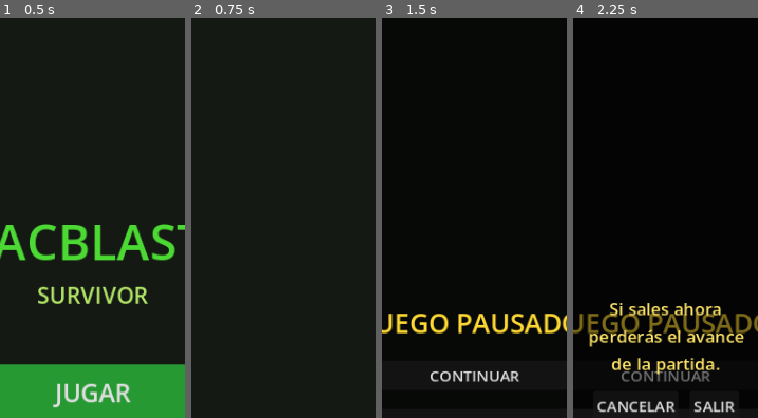
Above: before the commit, frames 1-4 (left to right).
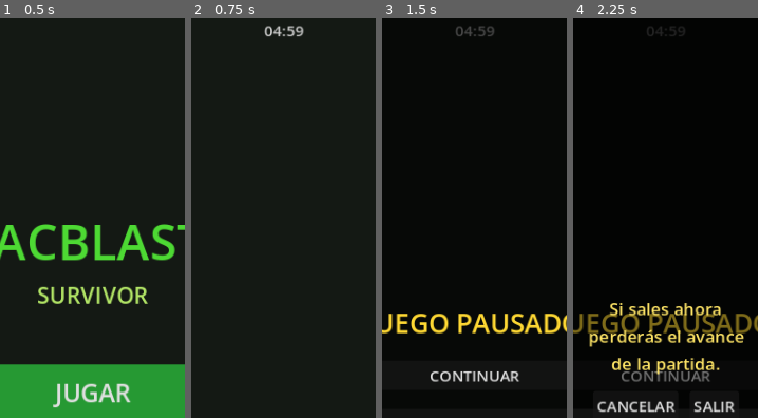
Above: after the commit, the same moments.

Repository: JoseNoIP/gb-GuacBlaster-Survivor
Game: Godot game, scene res://src/scenes/Main.tscn
The game is run twice, just before and just after one commit, with the same random seed, the same clock (stepped at 60 frames per second) and the same inputs.
Inputs:
- Up to frame 1 (0.5 s): no input
- Up to frame 2 (0.75 s): click "JUGAR" at 0.5 s
- Up to frame 3 (1.5 s): click "||" at 1.25 s
- Up to frame 4 (2.25 s): click "MENU PRINCIPAL" at 2 s
The pictures show only the part of the screen within x 25-75%, y 6-56%; the shares and areas given below are measured in that part.

Frame 1 is identical in both runs. In frame 2, 0.3% of the frame differs, in the area x 39-62%, y 2-5%; in frame 3, 0.2%; in frame 4, 0.1%.

Commit message:
feat: implement victory conditions and UI; add BossWarning and VictoryScreen; update GameManager and EventBus for game won state

Diff:
--- a/src/core/Constants.gd
+++ b/src/core/Constants.gd
@@ -78,7 +78,7 @@
 const GEM_MAGNET_SPEED: float = 300.0
 
 # --- Sessions ---
-const SESSION_TARGET_MIN: float = 120.0
+const SESSION_TARGET_MIN: float = 300.0
 const SESSION_TARGET_MAX: float = 300.0
 
 # --- XP ---
--- a/src/core/EventBus.gd
+++ b/src/core/EventBus.gd
@@ -30,6 +30,8 @@
 signal game_started()
 signal game_paused(is_paused: bool)
 signal game_over(score: int, duration: float)
+signal game_won(score: int, duration: float)
+signal boss_incoming()
 signal wave_started(wave_number: int)
 signal restart_requested()
 signal menu_requested()
--- a/src/core/GameManager.gd
+++ b/src/core/GameManager.gd
@@ -2,7 +2,7 @@
 ## Master game state machine. Controls the high-level game loop.
 ## Listens to EventBus signals and drives state transitions.
 
-enum GameState { MENU, PLAYING, PAUSED, LEVEL_UP, GAME_OVER }
+enum GameState { MENU, PLAYING, PAUSED, LEVEL_UP, GAME_OVER, GAME_WON }
 
 var _state: GameState = GameState.MENU
 var _score: int = 0
@@ -20,6 +20,8 @@
 func _process(delta: float) -> void:
 	if _state == GameState.PLAYING:
 		_session_time += delta
+		if _session_time >= Constants.SESSION_TARGET_MIN:
+			_trigger_victory()
 
 func start_game() -> void:
 	_state = GameState.PLAYING
@@ -56,14 +58,24 @@
 func get_current_level() -> int:
 	return _current_level
 
+func _calc_gold() -> int:
+	var gold_level: int = SaveManager.get_upgrade_level(&"gold_bonus")
+	var gold_mult: float = 1.0 + float(gold_level) * Constants.META_GOLD_BONUS_PER_LEVEL
+	return int(float(_score) * Constants.GOLD_PER_SCORE_POINT * gold_mult)
+
 func _on_player_died() -> void:
 	_state = GameState.GAME_OVER
-	var gold_level: int = SaveManager.get_upgrade_level(&"gold_bonus")
-	var gold_mult: float = 1.0 + float(gold_level) * Constants.META_GOLD_BONUS_PER_LEVEL
-	var gold: int = int(float(_score) * Constants.GOLD_PER_SCORE_POINT * gold_mult)
+	var gold: int = _calc_gold()
 	if gold > 0:
 		EventBus.gold_earned.emit(gold)
 	EventBus.game_over.emit(_score, _session_time)
+
+func _trigger_victory() -> void:
+	_state = GameState.GAME_WON
+	var gold: int = _calc_gold()
+	if gold > 0:
+		EventBus.gold_earned.emit(gold)
+	EventBus.game_won.emit(_score, _session_time)
 
 func _on_gem_collected(xp_value: int) -> void:
 	var luck_level: int = SaveManager.get_upgrade_level(&"luck")
--- a/src/core/SaveManager.gd
+++ b/src/core/SaveManager.gd
@@ -21,6 +21,7 @@
 func _ready() -> void:
 	_load()
 	EventBus.game_over.connect(_on_game_over)
+	EventBus.game_won.connect(_on_game_over)
 	EventBus.gold_earned.connect(_on_gold_earned)
 	EventBus.upgrade_purchased.connect(_on_upgrade_purchased)
 
--- a/src/features/enemies/EnemySpawner.gd
+++ b/src/features/enemies/EnemySpawner.gd
@@ -18,10 +18,12 @@
 var _boss_timer: float = Constants.BOSS_SPAWN_INTERVAL
 var _boss_alive: bool = false
 var _boss_generation: int = 0
+var _boss_warning_emitted: bool = false
 
 func _ready() -> void:
 	EventBus.game_started.connect(func(): _active = true)
 	EventBus.game_over.connect(func(_s: int, _d: float): _active = false)
+	EventBus.game_won.connect(func(_s: int, _d: float): _active = false)
 	EventBus.player_level_up.connect(func(_lvl: int): _active = false)
 	EventBus.powerup_selected.connect(func(_id: StringName): _active = true)
 	EventBus.enemy_split_requested.connect(_on_enemy_split_requested)
@@ -37,8 +39,12 @@
 		_spawn_wave()
 		_update_difficulty()
 	_boss_timer -= delta
+	if not _boss_alive and not _boss_warning_emitted and _boss_timer <= 5.0:
+		_boss_warning_emitted = true
+		EventBus.boss_incoming.emit()
 	if _boss_timer <= 0.0 and not _boss_alive:
 		_boss_timer = Constants.BOSS_SPAWN_INTERVAL
+		_boss_warning_emitted = false
 		_spawn_boss()
 
 func _spawn_wave() -> void:
--- a/src/features/gems/XPGem.gd
+++ b/src/features/gems/XPGem.gd
@@ -29,6 +29,7 @@
 	body_entered.connect(_on_body_entered)
 	EventBus.powerup_selected.connect(_on_powerup_selected)
 	EventBus.game_over.connect(func(_s: int, _d: float): queue_free())
+	EventBus.game_won.connect(func(_s: int, _d: float): queue_free())
 
 func _process(delta: float) -> void:
 	if XPGem.magnet_active:
--- a/src/features/player/Player.gd
+++ b/src/features/player/Player.gd
@@ -39,6 +39,7 @@
 	EventBus.player_health_changed.emit(_health, _max_health)
 	EventBus.powerup_selected.connect(_on_powerup_selected)
 	EventBus.game_started.connect(_on_game_started)
+	EventBus.game_won.connect(_on_game_won_fired)
 
 func _setup_contact_area() -> void:
 	var area := Area2D.new()
@@ -87,6 +88,8 @@
 		_die()
 
 func _on_enemy_contact(body: Node2D) -> void:
+	if GameManager.get_state() != GameManager.GameState.PLAYING:
+		return
 	if _invincibility_timer > 0.0:
 		return
 	if not body.is_in_group(&"enemies"):
@@ -130,6 +133,11 @@
 func set_damage(new_damage: float) -> void:
 	_current_damage = new_damage
 
+func _on_game_won_fired(_score: int, _duration: float) -> void:
+	set_process(false)
+	set_process_input(false)
+	_autofire_timer.stop()
+
 func _die() -> void:
 	AudioManager.play_sfx(&"player_die")
 	EventBus.player_died.emit()
--- /dev/null
+++ b/src/features/ui/BossWarning.gd
@@ -0,0 +1,60 @@
+class_name BossWarning
+extends CanvasLayer
+## Flash banner shown 5 s before the boss spawns.
+## Fades out over the last 0.5 s of its display duration.
+
+const DISPLAY_DURATION: float = 3.0
+
+var _container: Control
+var _label: Label
+var _timer: float = 0.0
+
+func _ready() -> void:
+	layer = 15
+	_build_ui()
+	hide()
+	EventBus.boss_incoming.connect(_on_boss_incoming)
+
+func _build_ui() -> void:
+	_container = Control.new()
+	_container.set_anchors_preset(Control.PRESET_FULL_RECT)
+	add_child(_container)
+
+	var bg := ColorRect.new()
+	bg.color = Color(0.55, 0.0, 0.0, 0.5)
+	bg.anchor_left = 0.0
+	bg.anchor_right = 1.0
+	bg.anchor_top = 0.26
+	bg.anchor_bottom = 0.42
+	_container.add_child(bg)
+
+	_label = Label.new()
+	_label.text = "¡JEFE EN CAMINO!"
+	_label.horizontal_alignment = HORIZONTAL_ALIGNMENT_CENTER
+	_label.vertical_alignment = VERTICAL_ALIGNMENT_CENTER
+	_label.anchor_left = 0.0
+	_label.anchor_right = 1.0
+	_label.anchor_top = 0.26
+	_label.anchor_bottom = 0.42
+	_label.add_theme_font_size_override("font_size", 32)
+	_label.add_theme_color_override("font_color", Color(1.0, 0.9, 0.1))
+	_container.add_child(_label)
+
+func _process(delta: float) -> void:
+	if _timer <= 0.0:
+		return
+	_timer -= delta
+	var alpha: float = 1.0
+	if _timer < 0.5:
+		alpha = _timer / 0.5
+	_container.modulate.a = alpha
+	if _timer <= 0.0:
+		hide()
+
+func _on_boss_incoming() -> void:
+	show()
+	_timer = DISPLAY_DURATION
+	_container.modulate.a = 1.0
+
+func get_label() -> Label:
+	return _label
--- a/src/features/ui/GameOverScreen.gd
+++ b/src/features/ui/GameOverScreen.gd
@@ -14,8 +14,10 @@
 var _panel: Control
 var _score_label: Label
 var _best_label: Label
+var _gold_label: Label
 var _restart_btn: Button
 var _menu_btn: Button
+var _gold_this_run: int = 0
 
 func _ready() -> void:
 	layer = 20
@@ -23,6 +25,8 @@
 	_bg.visible = false
 	_panel.visible = false
 	EventBus.game_over.connect(_on_game_over)
+	EventBus.gold_earned.connect(_on_gold_earned)
+	EventBus.game_started.connect(_on_game_started_reset)
 
 func _build_ui() -> void:
 	_bg = ColorRect.new()
@@ -65,6 +69,13 @@
 	_best_label.add_theme_font_size_override(&"font_size", 18)
 	_best_label.add_theme_color_override(&"font_color", BEST_COLOR)
 	_panel.add_child(_best_label)
+
+	_gold_label = Label.new()
+	_gold_label.text = "+0 oro"
+	_gold_label.horizontal_alignment = HORIZONTAL_ALIGNMENT_CENTER
+	_gold_label.add_theme_font_size_override(&"font_size", 20)
+	_gold_label.add_theme_color_override(&"font_color", Color(1.0, 0.8, 0.1))
+	_panel.add_child(_gold_label)
 
 	var spacer2: Control = Control.new()
 	spacer2.custom_minimum_size = Vector2(0.0, 32.0)
@@ -111,8 +122,15 @@
 func _on_game_over(score: int, _duration: float) -> void:
 	_score_label.text = "Score: %d" % score
 	_best_label.text = "Mejor: %d" % SaveManager.get_best_score()
+	_gold_label.text = "+%d oro" % _gold_this_run
 	_bg.visible = true
 	_panel.visible = true
+
+func _on_gold_earned(amount: int) -> void:
+	_gold_this_run += amount
+
+func _on_game_started_reset() -> void:
+	_gold_this_run = 0
 
 func _on_restart_pressed() -> void:
 	EventBus.restart_requested.emit()
@@ -129,6 +147,9 @@
 func get_best_label() -> Label:
 	return _best_label
 
+func get_gold_label() -> Label:
+	return _gold_label
+
 func get_restart_button() -> Button:
 	return _restart_btn
 
--- a/src/features/ui/HUD.gd
+++ b/src/features/ui/HUD.gd
@@ -26,6 +26,7 @@
 var _xp_bar: ProgressBar
 var _score_label: Label
 var _level_label: Label
+var _timer_label: Label
 var _pause_btn: Button
 var _powerup_panel: Control
 var _card_buttons: Array[Button] = []
@@ -45,6 +46,7 @@
 func _build_ui() -> void:
 	_build_hearts()
 	_build_score_and_level()
+	_build_timer()
 	_build_xp_bar()
 	_build_powerup_panel()
 	_build_pause_button()
@@ -103,6 +105,33 @@
 	_xp_bar.offset_bottom = 0.0
 	add_child(_xp_bar)
 
+func _build_timer() -> void:
+	_timer_label = Label.new()
+	_timer_label.horizontal_alignment = HORIZONTAL_ALIGNMENT_CENTER
+	_timer_label.anchor_left = 0.5
+	_timer_label.anchor_right = 0.5
+	_timer_label.offset_left = -35.0
+	_timer_label.offset_right = 35.0
+	_timer_label.offset_top = 50.0
+	_timer_label.offset_bottom = 70.0
+	_timer_label.add_theme_font_size_override("font_size", 16)
+	_timer_label.add_theme_color_override("font_color", Color(0.8, 0.8, 0.8))
+	add_child(_timer_label)
+
+func _process(_delta: float) -> void:
+	if GameManager.get_state() != GameManager.GameState.PLAYING:
+		return
+	var remaining: float = maxf(
+		0.0, Constants.SESSION_TARGET_MIN - GameManager.get_session_time()
+	)
+	var mins: int = int(remaining) / 60
+	var secs: int = int(remaining) % 60
+	_timer_label.text = "%02d:%02d" % [mins, secs]
+	if remaining <= 30.0:
+		_timer_label.add_theme_color_override("font_color", Color(1.0, 0.3, 0.1))
+	else:
+		_timer_label.add_theme_color_override("font_color", Color(0.8, 0.8, 0.8))
+
 func _build_pause_button() -> void:
 	_pause_btn = Button.new()
 	_pause_btn.text = "||"
@@ -212,6 +241,9 @@
 	_xp_bar.value = 0.0
 	_powerup_panel.hide()
 	_pause_btn.disabled = false
+	var total_secs: int = int(Constants.SESSION_TARGET_MIN)
+	_timer_label.text = "%02d:%02d" % [total_secs / 60, total_secs % 60]
+	_timer_label.add_theme_color_override("font_color", Color(0.8, 0.8, 0.8))
 	for lbl: Label in _heart_labels:
 		lbl.add_theme_color_override("font_color", HEART_FULL_COLOR)
 
--- /dev/null
+++ b/src/features/ui/VictoryScreen.gd
@@ -0,0 +1,131 @@
+class_name VictoryScreen
+extends CanvasLayer
+## Victory overlay shown when the player survives SESSION_TARGET_MIN seconds.
+
+var _panel: Control
+var _score_label: Label
+var _time_label: Label
+var _best_label: Label
+var _gold_label: Label
+var _replay_btn: Button
+var _menu_btn: Button
+var _gold_this_run: int = 0
+
+func _ready() -> void:
+	layer = 20
+	_build_ui()
+	_panel.hide()
+	hide()
+	EventBus.game_won.connect(_on_game_won)
+	EventBus.gold_earned.connect(_on_gold_earned)
+	EventBus.game_started.connect(_on_game_started_reset)
+
+func _build_ui() -> void:
+	var bg := ColorRect.new()
+	bg.color = Color(0.0, 0.0, 0.0, 0.75)
+	bg.set_anchors_preset(Control.PRESET_FULL_RECT)
+	add_child(bg)
+
+	_panel = Control.new()
+	_panel.anchor_left = 0.5
+	_panel.anchor_right = 0.5
+	_panel.anchor_top = 0.5
+	_panel.anchor_bottom = 0.5
+	_panel.offset_left = -145.0
+	_panel.offset_right = 145.0
+	_panel.offset_top = -150.0
+	_panel.offset_bottom = 150.0
+	add_child(_panel)
+
+	var vbox := VBoxContainer.new()
+	vbox.add_theme_constant_override("separation", 14)
+	vbox.set_anchors_preset(Control.PRESET_FULL_RECT)
+	vbox.alignment = BoxContainer.ALIGNMENT_CENTER
+	_panel.add_child(vbox)
+
+	var title := Label.new()
+	title.text = "¡SOBREVIVISTE!"
+	title.horizontal_alignment = HORIZONTAL_ALIGNMENT_CENTER
+	title.add_theme_font_size_override("font_size", 34)
+	title.add_theme_color_override("font_color", Color(0.3, 0.9, 0.2))
+	vbox.add_child(title)
+
+	_score_label = Label.new()
+	_score_label.horizontal_alignment = HORIZONTAL_ALIGNMENT_CENTER
+	_score_label.add_theme_font_size_override("font_size", 20)
+	vbox.add_child(_score_label)
+
+	_time_label = Label.new()
+	_time_label.horizontal_alignment = HORIZONTAL_ALIGNMENT_CENTER
+	_time_label.add_theme_font_size_override("font_size", 16)
+	_time_label.add_theme_color_override("font_color", Color(0.7, 0.7, 0.7))
+	vbox.add_child(_time_label)
+
+	_best_label = Label.new()
+	_best_label.horizontal_alignment = HORIZONTAL_ALIGNMENT_CENTER
+	_best_label.add_theme_font_size_override("font_size", 15)
+	_best_label.add_theme_color_override("font_color", Color(1.0, 0.8, 0.1))
+	vbox.add_child(_best_label)
+
+	_gold_label = Label.new()
+	_gold_label.horizontal_alignment = HORIZONTAL_ALIGNMENT_CENTER
+	_gold_label.add_theme_font_size_override("font_size", 18)
+	_gold_label.add_theme_color_override("font_color", Color(1.0, 0.75, 0.0))
+	vbox.add_child(_gold_label)
+
+	_replay_btn = Button.new()
+	_replay_btn.text = "JUGAR DE NUEVO"
+	_replay_btn.custom_minimum_size = Vector2(180.0, 46.0)
+	_replay_btn.size_flags_horizontal = Control.SIZE_SHRINK_CENTER
+	_replay_btn.pressed.connect(_on_replay_pressed)
+	vbox.add_child(_replay_btn)
+
+	_menu_btn = Button.new()
+	_menu_btn.text = "VER MEJORAS"
+	_menu_btn.custom_minimum_size = Vector2(180.0, 46.0)
+	_menu_btn.size_flags_horizontal = Control.SIZE_SHRINK_CENTER
+	_menu_btn.pressed.connect(_on_menu_pressed)
+	vbox.add_child(_menu_btn)
+
+func _on_game_won(score: int, duration: float) -> void:
+	_score_label.text = "Score: %d" % score
+	var mins: int = int(duration) / 60
+	var secs: int = int(duration) % 60
+	_time_label.text = "Tiempo: %02d:%02d" % [mins, secs]
+	_best_label.text = "Mejor: %d" % SaveManager.get_best_score()
+	_gold_label.text = "+%d oro" % _gold_this_run
+	_panel.show()
+	show()
+
+func _on_gold_earned(amount: int) -> void:
+	_gold_this_run += amount
+
+func _on_game_started_reset() -> void:
+	_gold_this_run = 0
+
+func _on_replay_pressed() -> void:
+	EventBus.restart_requested.emit()
+
+func _on_menu_pressed() -> void:
+	EventBus.menu_requested.emit()
+
+func get_panel() -> Control:
+	return _panel
+
+func get_score_label() -> Label:
+	return _score_label
+
+func get_time_label() -> Label:
+	return _time_label
+
+func get_best_label() -> Label:
+	return _best_label
+
+func get_gold_label() -> Label:
+	return _gold_label
+
+func get_replay_button() -> Button:
+	return _replay_btn
+
+func get_menu_button() -> Button:
+	return _menu_btn
--- a/src/scenes/Game.tscn
+++ b/src/scenes/Game.tscn
@@ -15,6 +15,8 @@
 [ext_resource type="Script" path="res://src/features/gems/GemSpawner.gd" id="13"]
 [ext_resource type="Script" path="res://src/features/ui/PauseScreen.gd" id="14"]
 [ext_resource type="Script" path="res://src/features/vfx/ParticleSpawner.gd" id="15"]
+[ext_resource type="Script" path="res://src/features/ui/BossWarning.gd" id="16"]
+[ext_resource type="Script" path="res://src/features/ui/VictoryScreen.gd" id="17"]
 
 [node name="Game" type="Node2D"]
 script = ExtResource("1")
@@ -55,3 +57,9 @@
 
 [node name="PauseScreen" type="CanvasLayer" parent="."]
 script = ExtResource("14")
+
+[node name="BossWarning" type="CanvasLayer" parent="."]
+script = ExtResource("16")
+
+[node name="VictoryScreen" type="CanvasLayer" parent="."]
+script = ExtResource("17")
--- a/tests/unit/test_game_over_screen.gd
+++ b/tests/unit/test_game_over_screen.gd
@@ -35,3 +35,19 @@
 	watch_signals(EventBus)
 	_screen.get_menu_button().pressed.emit()
 	assert_signal_emitted(EventBus, "menu_requested")
+
+func test_gold_label_shows_zero_when_no_gold_earned() -> void:
+	EventBus.game_over.emit(0, 0.0)
+	assert_eq(_screen.get_gold_label().text, "+0 oro")
+
+func test_gold_label_accumulates_gold_earned() -> void:
+	EventBus.gold_earned.emit(40)
+	EventBus.gold_earned.emit(20)
+	EventBus.game_over.emit(0, 0.0)
+	assert_eq(_screen.get_gold_label().text, "+60 oro")
+
+func test_gold_resets_on_game_started() -> void:
+	EventBus.gold_earned.emit(100)
+	EventBus.game_started.emit()
+	EventBus.game_over.emit(0, 0.0)
+	assert_eq(_screen.get_gold_label().text, "+0 oro")
--- /dev/null
+++ b/tests/unit/test_victory_screen.gd
@@ -0,0 +1,113 @@
+extends GutTest
+## Tests for VictoryScreen: visibility, labels, button signals.
+
+const VictoryScreenGd := preload("res://src/features/ui/VictoryScreen.gd")
+const BossWarningGd := preload("res://src/features/ui/BossWarning.gd")
+
+var _screen: VictoryScreenGd
+var _warning: BossWarningGd
+
+func before_each() -> void:
+	SaveManager._data = {
+		"gold": 0,
+		"upgrades": {
+			"damage": 0, "speed": 0, "health": 0, "luck": 0,
+			"gold_bonus": 0, "starter_shield": 0,
+		},
+		"best_score": 0,
+		"total_sessions": 0,
+	}
+	GameManager.start_game()
+	_screen = VictoryScreenGd.new()
+	add_child_autofree(_screen)
+	_warning = BossWarningGd.new()
+	add_child_autofree(_warning)
+
+# --- VictoryScreen ---
+
+func test_panel_hidden_initially() -> void:
+	assert_false(_screen.get_panel().visible)
+
+func test_screen_hidden_initially() -> void:
+	assert_false(_screen.visible)
+
+func test_screen_shows_on_game_won() -> void:
+	EventBus.game_won.emit(500, 125.0)
+	assert_true(_screen.visible)
+
+func test_score_label_shows_correct_value() -> void:
+	EventBus.game_won.emit(500, 120.0)
+	assert_eq(_screen.get_score_label().text, "Score: 500")
+
+func test_time_label_shows_formatted_duration() -> void:
+	EventBus.game_won.emit(0, 125.0)
+	assert_eq(_screen.get_time_label().text, "Tiempo: 02:05")
+
+func test_best_label_shows_saved_best() -> void:
+	SaveManager._data["best_score"] = 999
+	EventBus.game_won.emit(0, 120.0)
+	assert_eq(_screen.get_best_label().text, "Mejor: 999")
+
+func test_gold_label_shows_zero_when_no_gold_earned() -> void:
+	EventBus.game_won.emit(0, 120.0)
+	assert_eq(_screen.get_gold_label().text, "+0 oro")
+
+func test_gold_label_accumulates_gold_earned() -> void:
+	EventBus.gold_earned.emit(50)
+	EventBus.gold_earned.emit(30)
+	EventBus.game_won.emit(0, 120.0)
+	assert_eq(_screen.get_gold_label().text, "+80 oro")
+
+func test_gold_resets_on_game_started() -> void:
+	EventBus.gold_earned.emit(100)
+	EventBus.game_started.emit()
+	EventBus.game_won.emit(0, 120.0)
+	assert_eq(_screen.get_gold_label().text, "+0 oro")
+
+func test_menu_button_text_is_ver_mejoras() -> void:
+	assert_eq(_screen.get_menu_button().text, "VER MEJORAS")
+
+func test_replay_button_emits_restart_requested() -> void:
+	EventBus.game_won.emit(0, 120.0)
+	watch_signals(EventBus)
+	_screen.get_replay_button().pressed.emit()
+	assert_signal_emitted(EventBus, "restart_requested")
+
+func test_menu_button_emits_menu_requested() -> void:
+	EventBus.game_won.emit(0, 120.0)
+	watch_signals(EventBus)
+	_screen.get_menu_button().pressed.emit()
+	assert_signal_emitted(EventBus, "menu_requested")
+
+# --- BossWarning ---
+
+func test_warning_hidden_initially() -> void:
+	assert_false(_warning.visible)
+
+func test_warning_shows_on_boss_incoming() -> void:
+	EventBus.boss_incoming.emit()
+	assert_true(_warning.visible)
+
+func test_warning_has_label() -> void:
+	assert_not_null(_warning.get_label())
+
+func test_warning_label_text() -> void:
+	assert_eq(_warning.get_label().text, "¡JEFE EN CAMINO!")
+
+# --- GameManager victory ---
+
+func test_victory_triggers_at_session_min() -> void:
+	GameManager._session_time = Constants.SESSION_TARGET_MIN - 0.01
+	GameManager._process(0.02)
+	assert_eq(GameManager.get_state(), GameManager.GameState.GAME_WON)
+
+func test_victory_emits_game_won_signal() -> void:
+	watch_signals(EventBus)
+	GameManager._session_time = Constants.SESSION_TARGET_MIN - 0.01
+	GameManager._process(0.02)
+	assert_signal_emitted(EventBus, "game_won")
+
+func test_victory_does_not_trigger_before_min() -> void:
+	GameManager._session_time = Constants.SESSION_TARGET_MIN - 1.0
+	GameManager._process(0.5)
+	assert_eq(GameManager.get_state(), GameManager.GameState.PLAYING)
Not shown: 1 places in src/scenes/Game.tscn that only renumber resources
